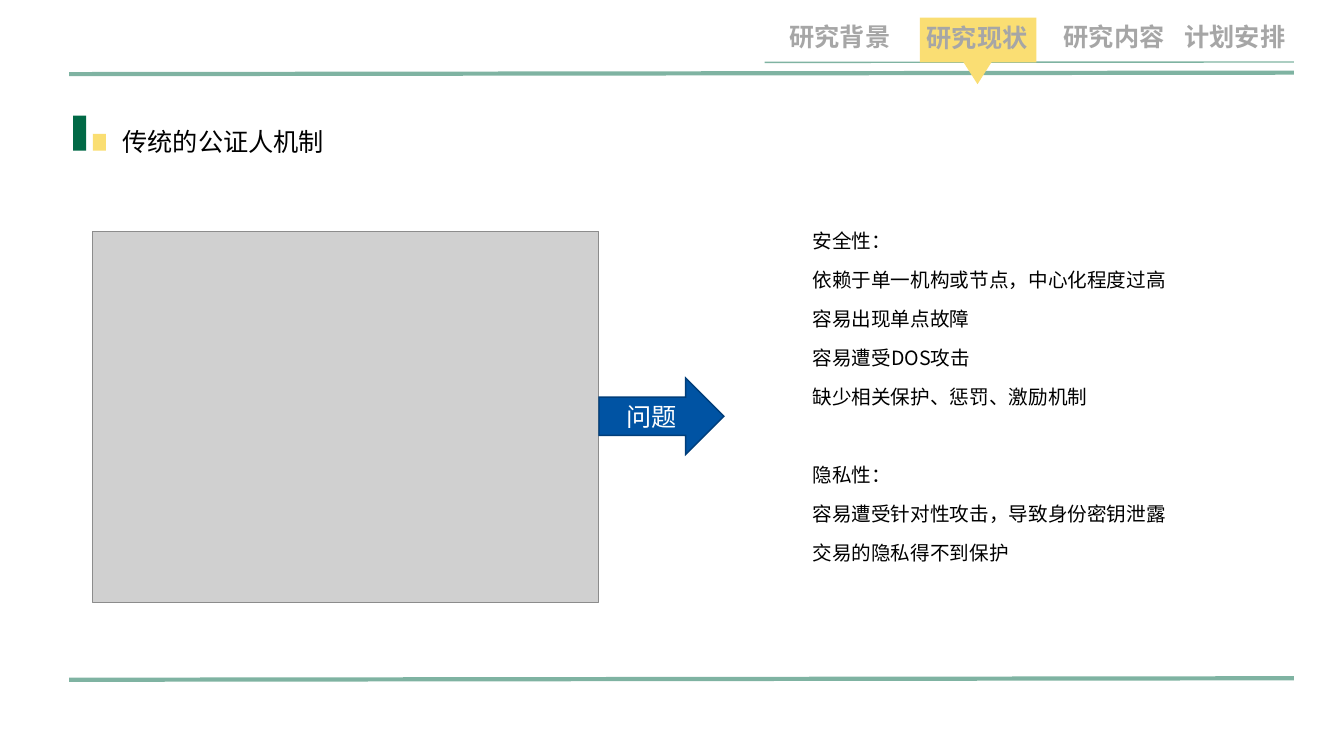
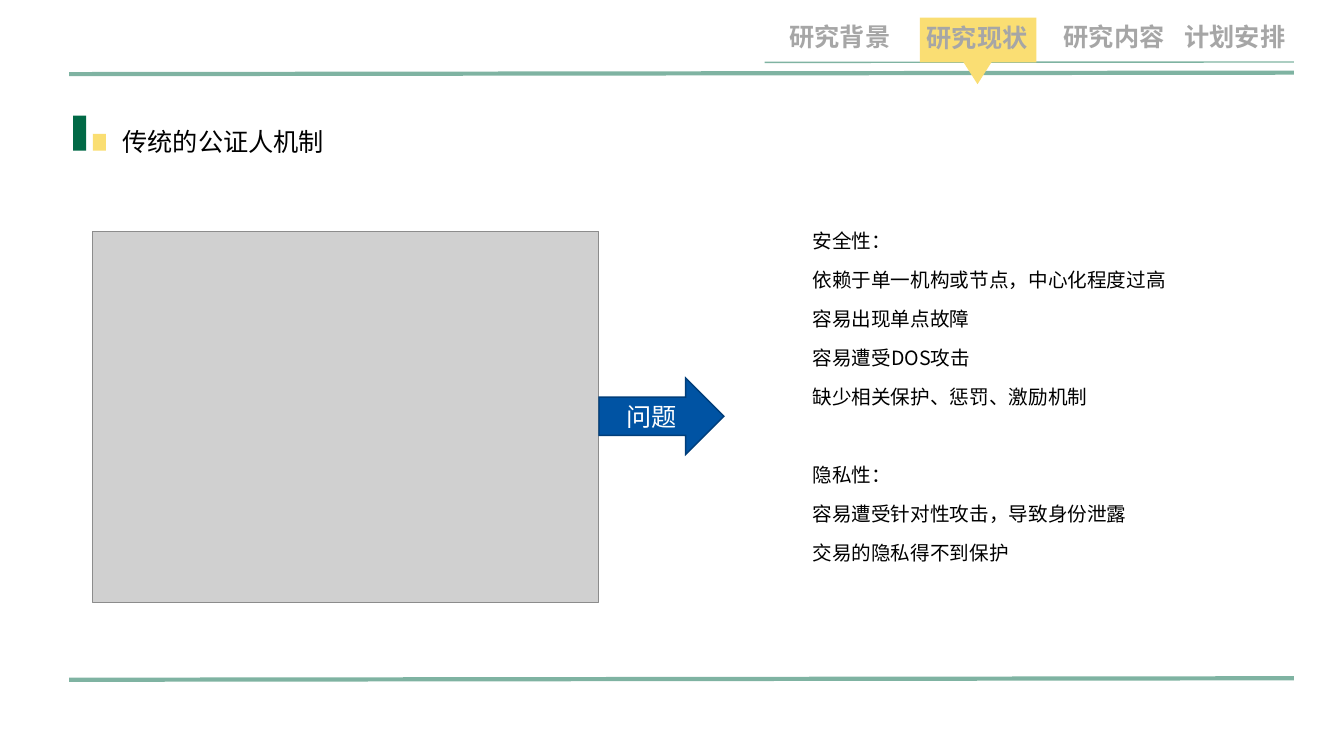
Before and after one commit to jiangquanli-0304/notary, a slide deck: slide 7 of 开题报告-li.pptx. Drawn at 1344x756 pixels with LibreOffice and Linux fonts; fonts in the diff are those of the drawing; grey boxes stand for pictures; background and template pictures are left out. Boxes give left, top, right and bottom in pixels: in the first picture for what was removed or moved away, otherwise in the second. Text is boxed around its words. In the diff, an @@ line names an element or a change of style, - is before the commit and + after.

```diff
--- a/开题报告-li.pptx
+++ b/开题报告-li.pptx
@@ text at <box>812,504,1126,523</box>: text changed @@
-容易遭受针对性攻击，导致身份密钥泄露
+容易遭受针对性攻击，导致身份泄露
```
Also in this commit, not shown: 6 other slides changed, 1 slide added, 1 slide removed, 5 other files.
